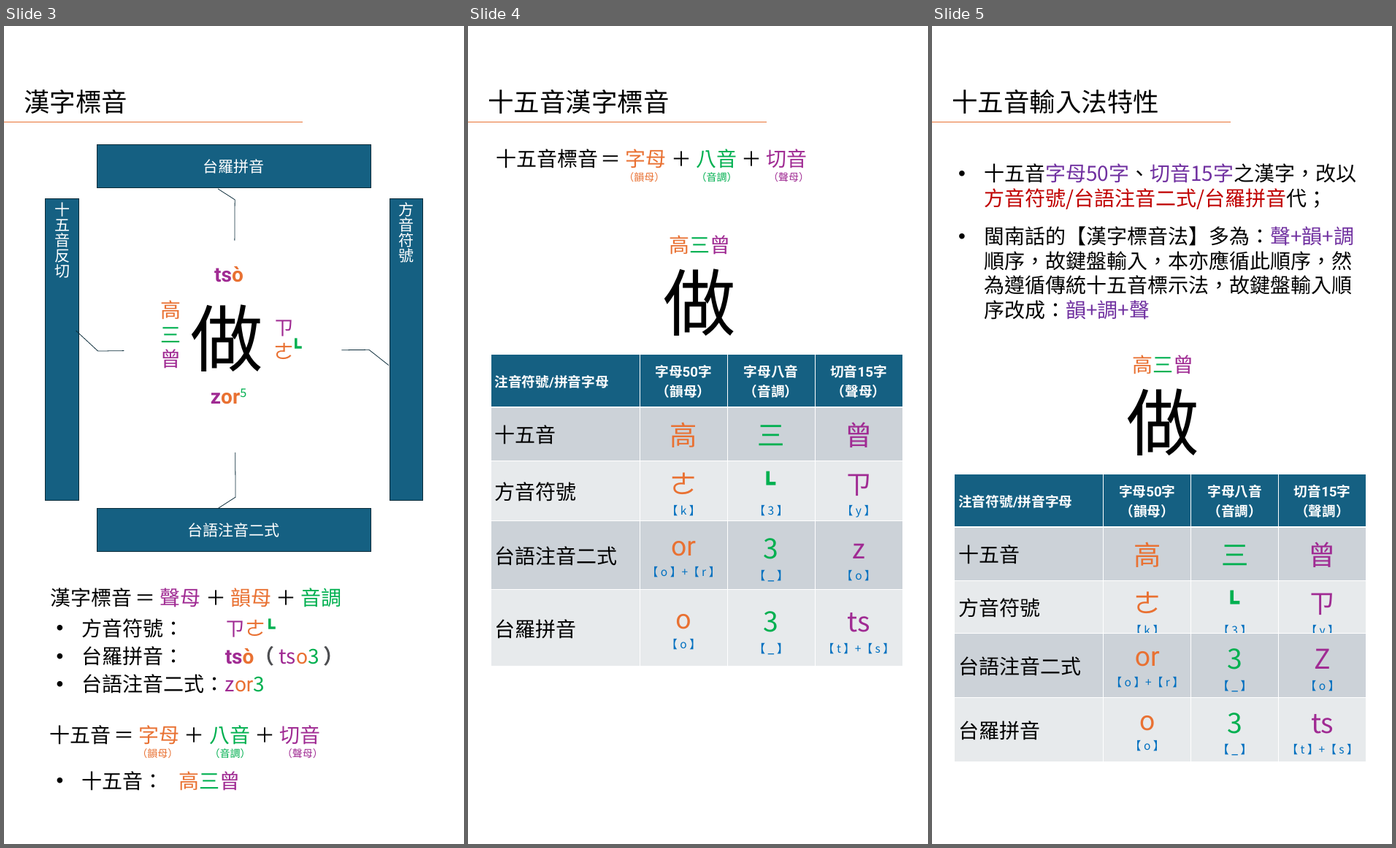
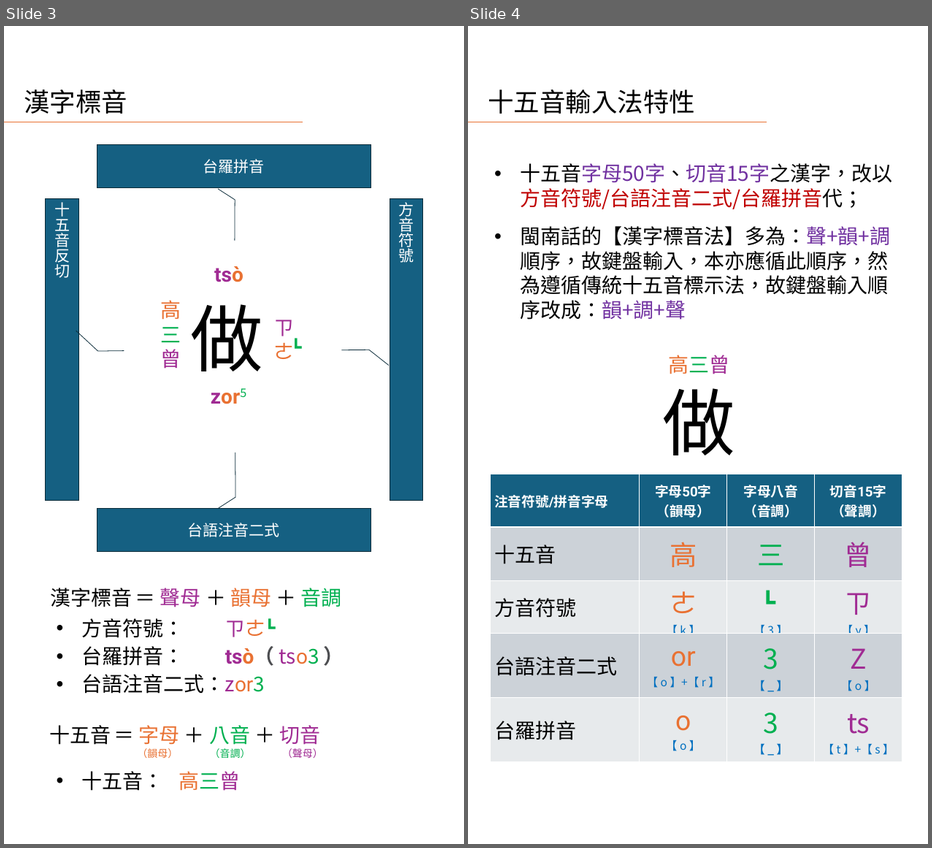
Before and after one commit to AlanJui/rime-tlpa, a slide deck: docs/guide/十五音輸入法簡介.pptx. Shown side by side, each under a label of ours: slides 3, 4 and 5 before the commit, slides 3 and 4 after it. The pictures are 1396x848 and 932x848 pixels, drawn with LibreOffice and Linux fonts; fonts in the diff are those of the drawing. Boxes give left, top, right and bottom in pixels: in the first picture for what was removed or moved away, otherwise in the second. Text is boxed around its words. In the diff, an @@ line names an element or a change of style, - is before the commit and + after.

```diff
--- a/docs/guide/十五音輸入法簡介.pptx
+++ b/docs/guide/十五音輸入法簡介.pptx
@@ slide 4 removed at (468, 26, 928, 844), background #FFFFFF; not listed: 1 template element that a slide beside it also shows @@
@@ title removed at (488, 90, 669, 114) @@
-十五音漢字標音
@@ text removed at (496, 149, 809, 181) @@
-十五音標音 ＝ 字母 ＋ 八音 ＋ 切音
-（韻母） （音調） （聲母）
@@ text removed at (669, 235, 730, 254) @@
-高三曾
@@ text removed at (663, 268, 736, 336) @@
-做
@@ table removed at (491, 354, 902, 657), 5 rows, 4 columns @@
-注音符號/拼音字母 | 字母50字 （韻母） | 字母八音 （音調） | 切音15字 （聲母）
-十五音 | 高 | 三 | 曾
-方音符號 | ㄜ / 【 k 】 | ˪ 【 3 】 | ㄗ 【 y 】
-台語注音二式 | or 【 o 】+【 r 】 | 3 【 _ 】 | z 【 o 】
-台羅拼音 | o 【 o 】 | 3 【 _ 】 | ts 【 t 】+【 s 】
@@ what was slide 5 is now slide 4 @@
```
Also in this commit, not shown: 5 slides changed, 11 slides added, 1 other slide removed, 19 other files.
